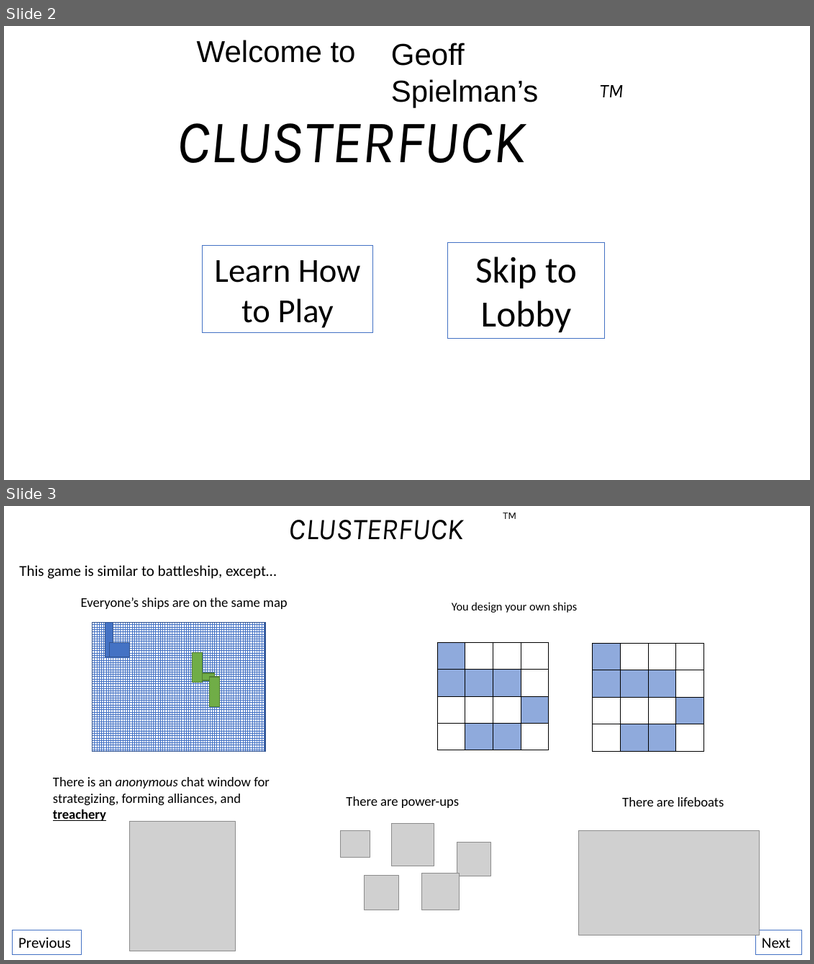
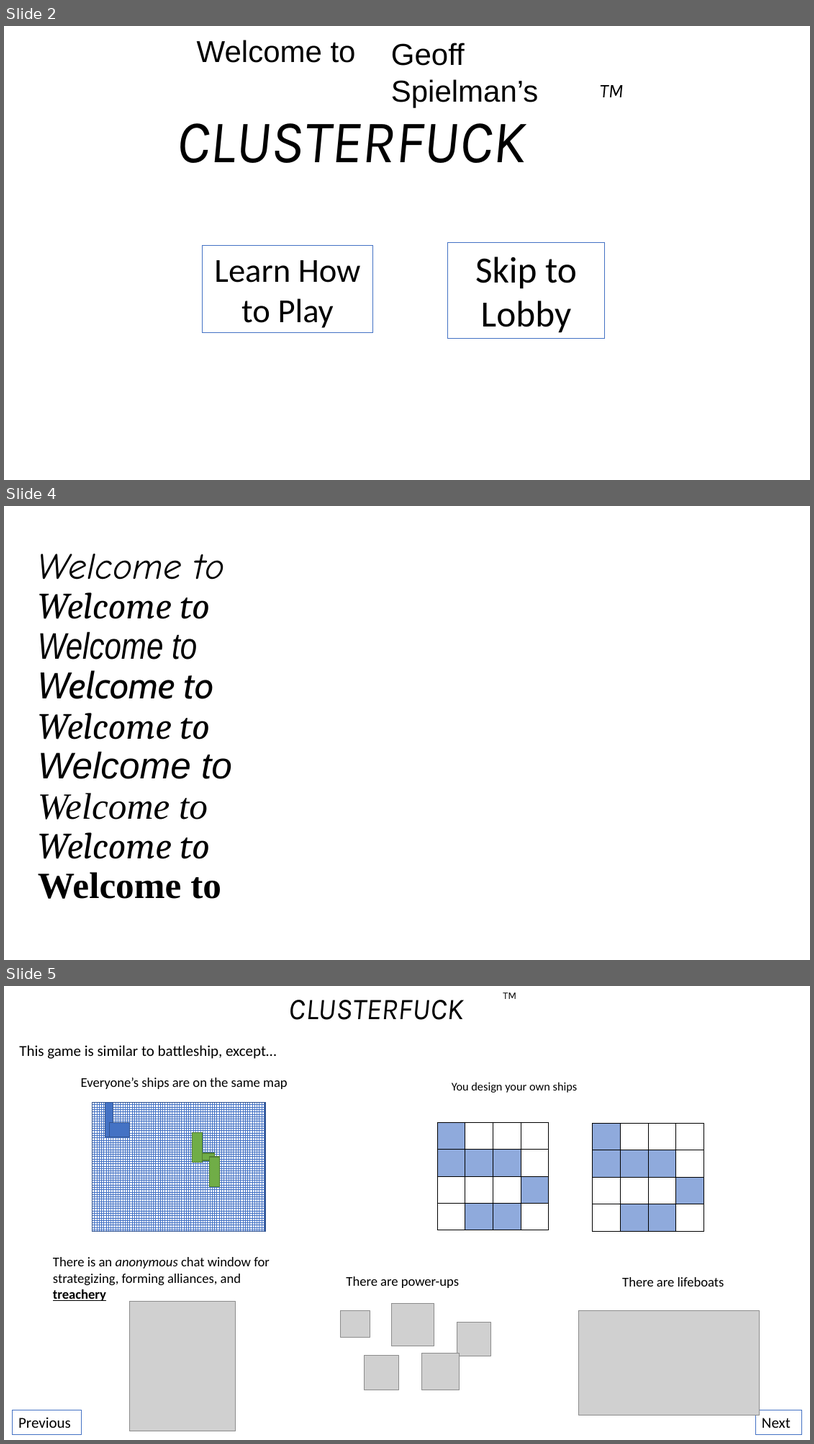
Before and after one commit to GeoffSpielman/BattleBlobs, a slide deck: Not_Code/Ideas.pptx. Shown one above the other, each under a label of ours: slides 2 and 3 before the commit, slides 2, 4 and 5 after it; the slides between them are not shown. The pictures are 814x964 and 814x1444 pixels, drawn with LibreOffice and Linux fonts; fonts in the diff are those of the drawing; grey boxes stand for pictures. Boxes give left, top, right and bottom in pixels: in the first picture for what was removed or moved away, otherwise in the second. Text is boxed around its words. In the diff, an @@ line names an element or a change of style, - is before the commit and + after.

```diff
--- a/Not_Code/Ideas.pptx
+++ b/Not_Code/Ideas.pptx
@@ slide 4 added at (4, 506, 810, 960), background #FFFFFF @@
@@ title added at (38, 554, 232, 898), 44 pt, text #000000, italic @@
+Welcome to
+Welcome to
+Welcome to
+Welcome to
+Welcome to
+Welcome to
+Welcome to
+Welcome to
+Welcome to
@@ what was slide 3 is now slide 5 @@
```
Also in this commit, not shown: 1 other slide added, 8 other files.
